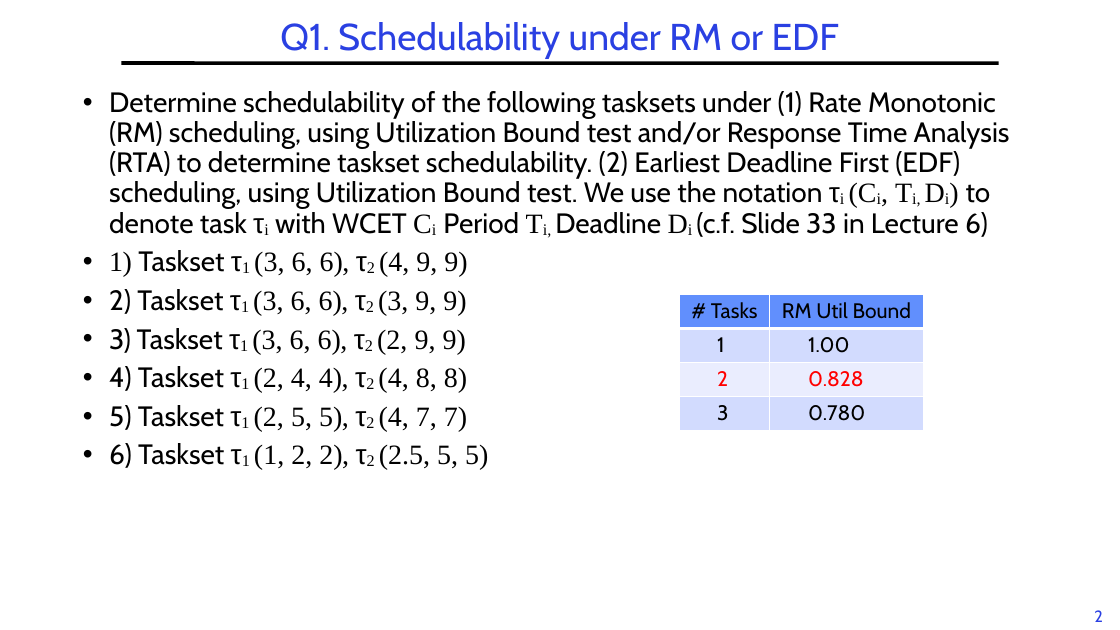
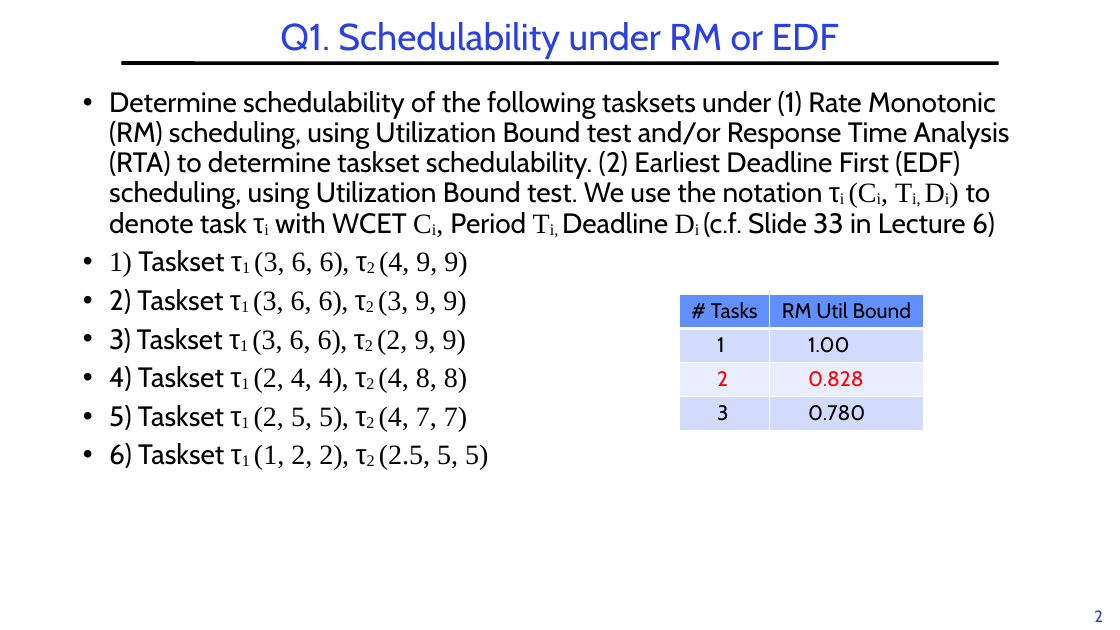
Before and after one commit to guhofstra/CSC256Fa25, a slide deck: slide 2 of PPTs/L6-Exercises ANS.pptx. Drawn at 1120x630 pixels with LibreOffice and Linux fonts; fonts in the diff are those of the drawing. Boxes give left, top, right and bottom in pixels: in the first picture for what was removed or moved away, otherwise in the second. Text is boxed around its words. In the diff, an @@ line names an element or a change of style, - is before the commit and + after.

```diff
--- a/PPTs/L6-Exercises ANS.pptx
+++ b/PPTs/L6-Exercises ANS.pptx
@@ text at box(109, 91, 1010, 237): text changed @@
-• Determine schedulability of the following tasksets under (1) Rate Monotonic (RM) scheduling, using Utilization Bound test and/or Response Time Analysis (RTA) to determine taskset schedulability. (2) Earliest Deadline First (EDF) scheduling, using Utilization Bound test. We use the notation τi (Ci, Ti, Di) to denote task τi with WCET Ci Period Ti, Deadline Di (c.f. Slide 33 in Lecture 6)
+• Determine schedulability of the following tasksets under (1) Rate Monotonic (RM) scheduling, using Utilization Bound test and/or Response Time Analysis (RTA) to determine taskset schedulability. (2) Earliest Deadline First (EDF) scheduling, using Utilization Bound test. We use the notation τi (Ci, Ti, Di) to denote task τi with WCET Ci, Period Ti, Deadline Di (c.f. Slide 33 in Lecture 6)
```
Also in this commit, not shown: 4 other files.
